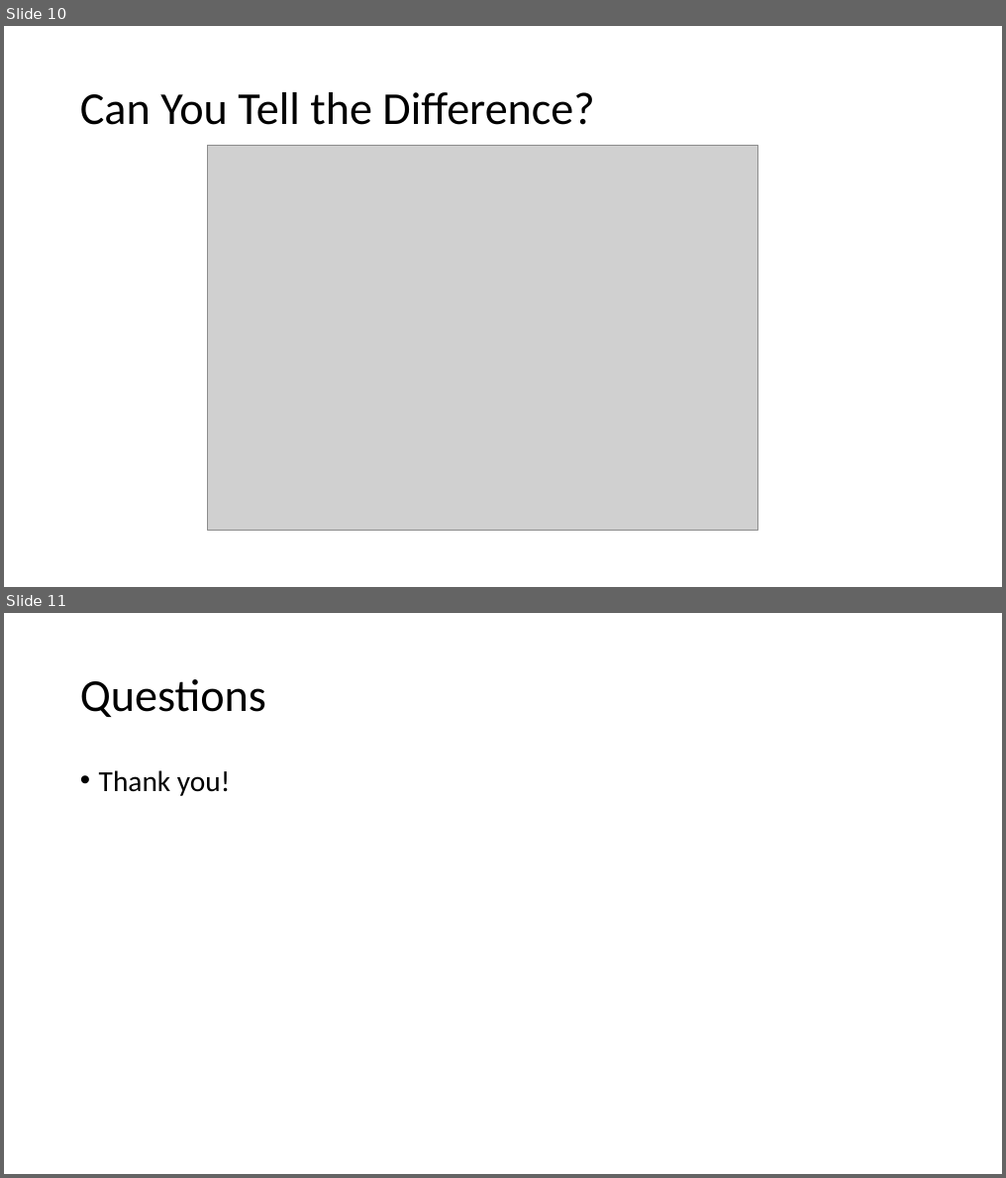
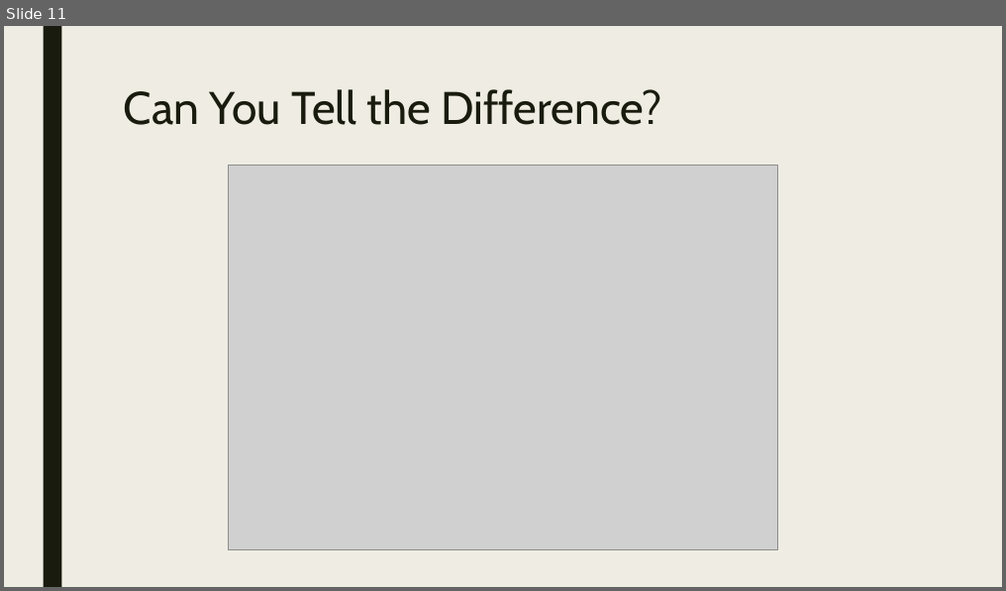
Before and after one commit to htappa/CNN-ImageClassification, a slide deck: Final-Group-Presentation/Group4ProjectPresentation.pptx. Shown one above the other, each under a label of ours: slides 10 and 11 before the commit, slide 11 after it. The pictures are 1006x1178 and 1006x591 pixels, drawn with LibreOffice and Linux fonts; fonts in the diff are those of the drawing; grey boxes stand for pictures. Boxes give left, top, right and bottom in pixels: in the first picture for what was removed or moved away, otherwise in the second. Text is boxed around its words. In the diff, an @@ line names an element or a change of style, - is before the commit and + after.

```diff
--- a/Final-Group-Presentation/Group4ProjectPresentation.pptx
+++ b/Final-Group-Presentation/Group4ProjectPresentation.pptx
@@ slide 11 removed at box(4, 613, 1002, 1174), background #FFFFFF @@
@@ title removed at box(80, 679, 266, 717) @@
-Questions
@@ text removed at box(99, 770, 230, 796) @@
-• Thank you!
@@ what was slide 10 is now slide 11 @@
@@ slide 11 changed as well @@
@@ background #FFFFFF to #EFEDE3 @@
@@ rectangle added at box(43, 26, 61, 587), fill #191B0E @@
@@ title "Can You Tell the Difference?": place and size @@
-title "Can You Tell the Difference?" at box(80, 92, 594, 125)
+title "Can You Tell the Difference?" at box(124, 89, 663, 125)
@@ title "Can You Tell the Difference?" at box(124, 89, 663, 125): font Calibri to Cabin, text colour #000000 to #191B0E; line spacing 0.9 to 0.89; vertical alignment middle to top @@
@@ picture: place and size @@
-picture at box(208, 145, 757, 531)
+picture at box(228, 165, 778, 550)
```
Also in this commit, not shown: 8 other slides changed, 4 slides added, 1 other slide removed, 1 other file.
